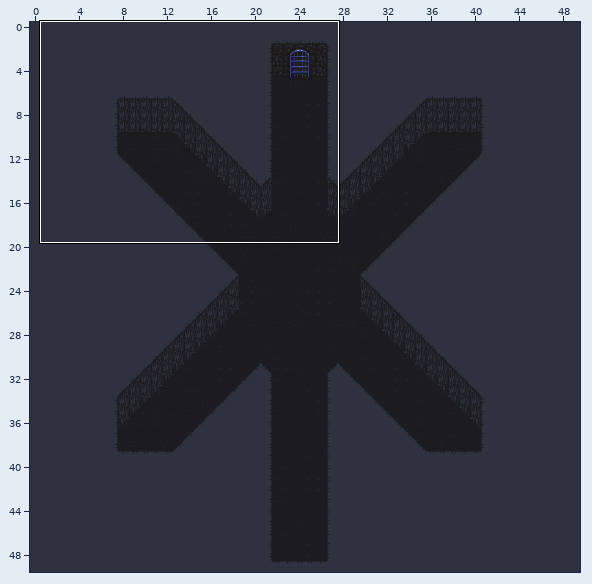
Tiled map, stored at public/maps/room3.tmx. Above: a wide view before the commit, with the close-up outlined.
Close-up. Before:
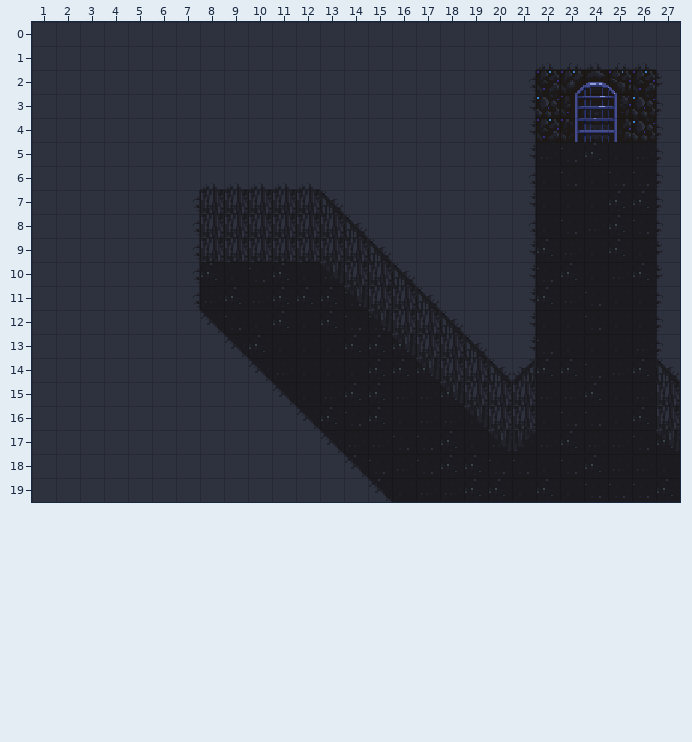
Cells are 16x16 px. Shown: x 1..27, y 0..19. The commit also changed other parts of the map, which this record leaves out.
Once edited:
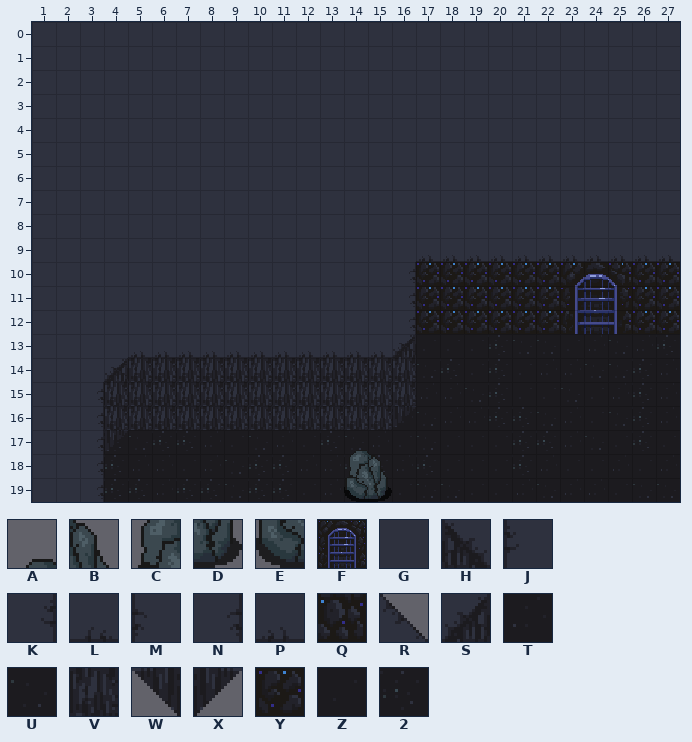
Key: from "Objects_atlas": A 230 flipped left-right, B 246 flipped left-right, C 247 flipped left-right, D 263 flipped left-right, E 264 flipped left-right; from "doorOpen_strip": F 0; from "tileset": G 0, H 1, J 2, K 2 flipped left-right, L 2 flipped on the other diagonal, M 2 flipped up-down, N 2 turned 180, P 2 turned 270, Q 3, R 4 flipped left-right, S 5, T 6, U 7, V 9, W 10, X 10 flipped left-right, Y 11, Z 14, 2 15.
_ is an empty cell, # one hidden under a higher layer, . an unchanged one.
Objects are placed by their top-left corner, in cells (3,4 is the top-left corner of cell 3,4); size is 1x1 cell unless given.
From old to new:
--- layer "Floor"
@@ x 4..27 @@
- 2 ...................T2T..
- 3 ...................2.U..
- 4 ...................U.Z..
- 5 ....................2ZT.
- 6 ..................ZUZUU.
- 7 ..................ZZ..2.
- 8 ..................ZUT...
- 9 ...................TZ.Z.
-10 ....2..2Z.........U2Z.2.
-11 ....T.T22.U........TU.Z.
-12 ....ZUZ.Z..U......ZZUZZ.
-13 .....T2..Z.22####......#
-14 ......TTZZZ222.##.22...#
-15 ..........22T.2.##..2.T#
-16 ........Z.U.Z..Z.#.....#
-17 .########TT...2.TTT2..U2
-18 #####.##.#.U.U22.U..2...
-19 ######..#.#....22.2....2
+ 2 ...................###..
+ 3 ...................#.#..
+ 4 ...................#.#..
+ 5 ....................###.
+ 6 ..................#####.
+ 7 ..................##..#.
+ 8 ..................###...
+ 9 ...................##.#.
+10 ....#..##.........###.#.
+11 ....#.###.#........Z2.#.
+12 ....###.#..#......#2ZT#.
+13 .....##..#.##ZZZ2......2
+14 ......#######U.Z2.TT...T
+15 ..........###.T.2Z..Z.2T
+16 ........#.#.T..T.2.....T
+17 .U22TZUTZ2U...Z.Z22T..2Z
+18 2TTZT.22.T.2.2ZZ.2..Z...
+19 22T22U..Z.T....ZZ.U....U
--- layer "Tile Layer Background"
@@ x 3..27 @@
- 1 ...................PLPLP.
- 2 ..................NY___YJ
- 3 ..................KQ___QM
- 4 ..................KY___QM
- 5 ..................K_____M
- 6 .....PPPPP........N_____M
- 7 ....NVVVVVH.......K_____M
- 8 ....NVVVVVVH......N_____M
- 9 ....NVVVVVVVH.GGGGK_____J
-10 ....N_____WVVHGGGGK_____J
-11 ....N______WVVHGGGK_..._M
-12 .....R______WVVHGGK_..._M
-13 ..GGGGR______WVVHGK.....M
-14 .GGGGGGR______WVVHS.....H
-15 GGGGGGGGR_____.WVVV.....V
-16 GGGGGGGGGR____..WVV.....V
-17 GGGGGGGGGGR_.....WX.....W
-18 GGGGGGGGGGGR_............
-19 GGGGGGGGGGGGR............
+ 1 ...................GGGGG.
+ 2 ..................GGGGGGG
+ 3 ..................GGGGGGG
+ 4 ..................GGGGGGG
+ 5 ..................GGGGGGG
+ 6 .....GGGGG........GGGGGGG
+ 7 ....GGGGGGG.......GGGGGGG
+ 8 ....GGGGGGGG......GGGGGGG
+ 9 ....GGGGGGGGG.PPPPPPPPPPP
+10 ....GGGGGGGGGNYYYYYYYYYYY
+11 ....GGGGGGGGGNYYYYYY...YY
+12 .....GGGGGGGGNYYYYYY...YY
+13 ..PPPPPPPPPPPS_____....._
+14 .SVVVVVVVVVVVV_____....._
+15 NVVVVVVVVVVVVV.____....._
+16 NVVVVVVVVVVVVX..___....._
+17 NX_________A.....__....._
+18 N__________CB............
+19 N__________ED............
--- layer "Objects"
-F "Door" at 23,2 size 3x3
+F "Door" at 23,10 size 3x3
